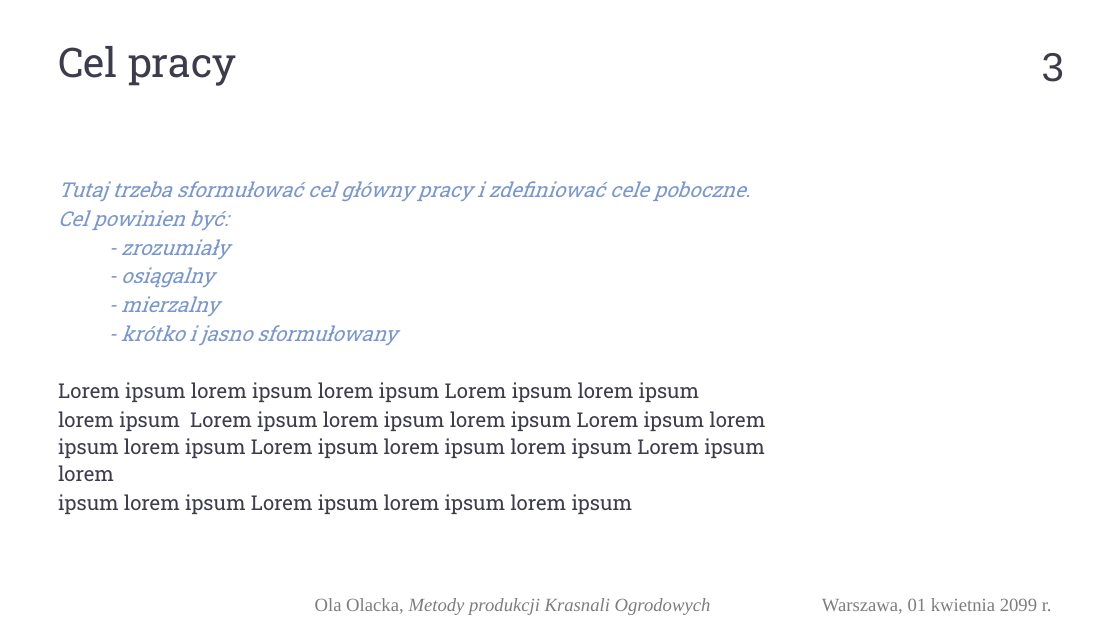
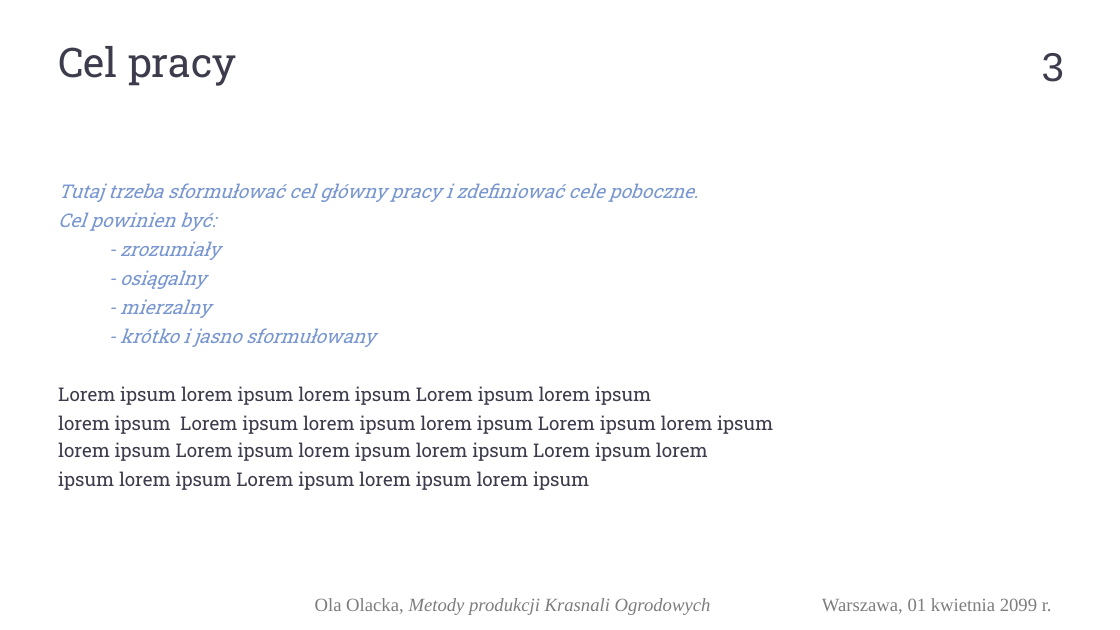
Before and after one commit to piotrHeinzelman/inz, a slide deck: slide 4 of _Prezentacja_/PD_203 Prezentacja_obrona_pracy.pptx. Drawn at 1120x630 pixels with LibreOffice and Linux fonts; fonts in the diff are those of the drawing; background and template pictures are left out. Boxes give left, top, right and bottom in pixels: in the first picture for what was removed or moved away, otherwise in the second. Text is boxed around its words. In the diff, an @@ line names an element or a change of style, - is before the commit and + after.

```diff
--- a/_Prezentacja_/PD_203 Prezentacja_obrona_pracy.pptx
+++ b/_Prezentacja_/PD_203 Prezentacja_obrona_pracy.pptx
@@ text "Tutaj trzeba sformułować cel główny ..." at [58,183,773,490]: size 35 to 32.4 pt; line spacing 1.1 to 1.2 @@
```
Also in this commit, not shown: 2 other slides changed, 12 other files.
